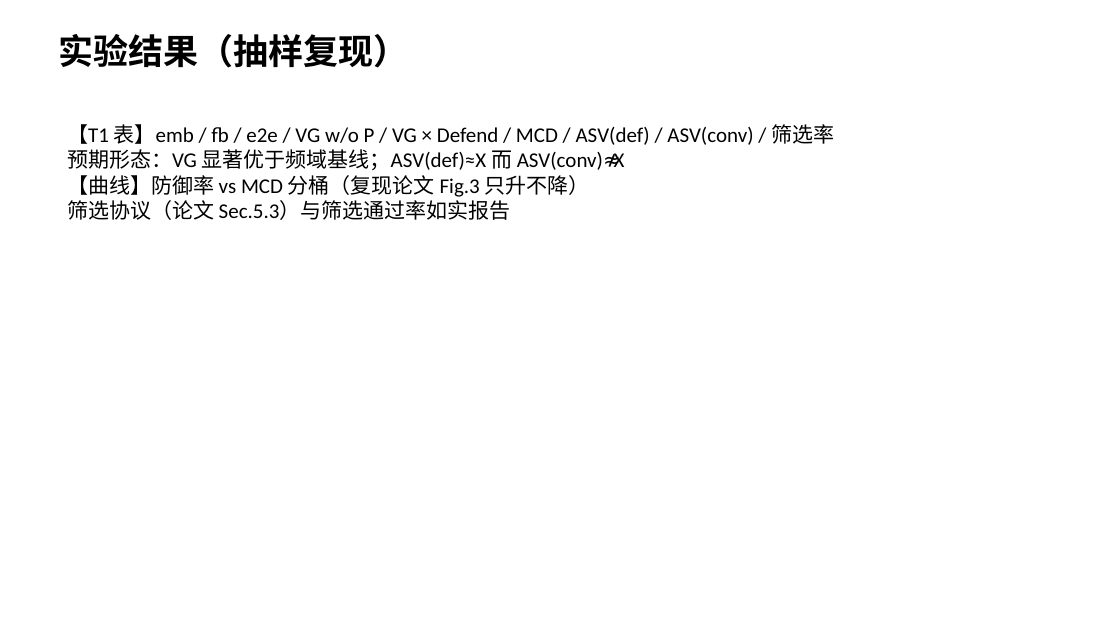
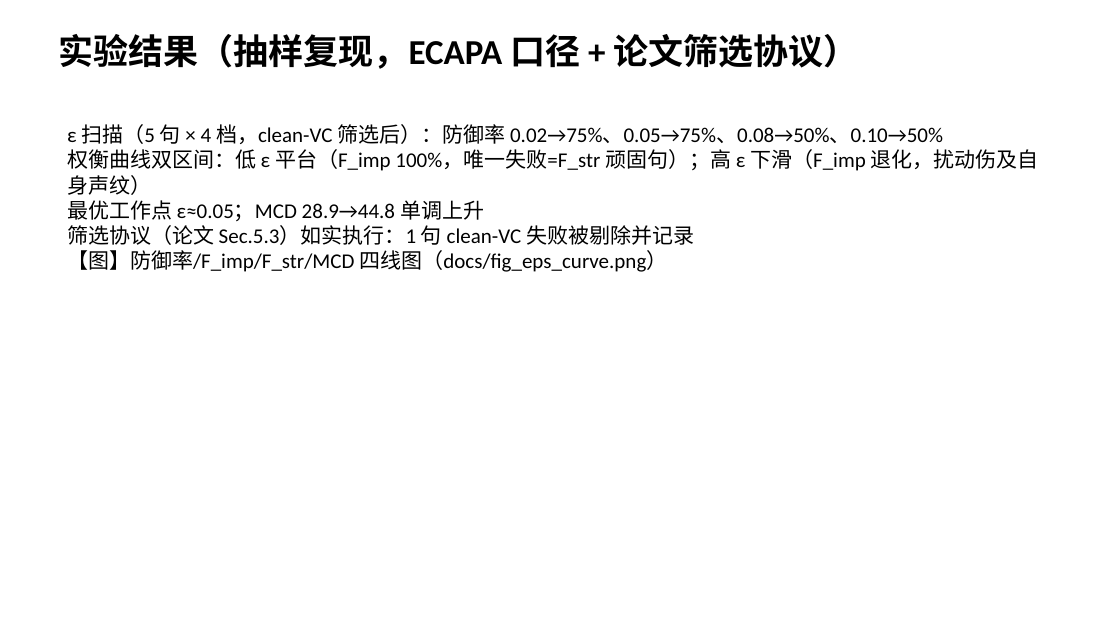
Before and after one commit to Abyss-sword/Voice-Guard, a slide deck: slide 5 of docs/验收PPT_草稿.pptx. Drawn at 1120x630 pixels with LibreOffice and Linux fonts; fonts in the diff are those of the drawing. Boxes give left, top, right and bottom in pixels: in the first picture for what was removed or moved away, otherwise in the second. Text is boxed around its words. In the diff, an @@ line names an element or a change of style, - is before the commit and + after.

Commit message:
PPT 数据填充（ε曲线+信道分析）

```diff
--- a/docs/验收PPT_草稿.pptx
+++ b/docs/验收PPT_草稿.pptx
@@ text at (59, 34, 859, 69): text changed @@
-实验结果（抽样复现）
+实验结果（抽样复现，ECAPA 口径 + 论文筛选协议）
@@ text at (67, 124, 1039, 272): text changed @@
-【T1 表】emb / fb / e2e / VG w/o P / VG × Defend / MCD / ASV(def) / ASV(conv) / 筛选率
-预期形态：VG 显著优于频域基线；ASV(def)≈X 而 ASV(conv)≉X
-【曲线】防御率 vs MCD 分桶（复现论文 Fig.3 只升不降）
-筛选协议（论文 Sec.5.3）与筛选通过率如实报告
+ε 扫描（5 句 × 4 档，clean-VC 筛选后）：防御率 0.02→75%、0.05→75%、0.08→50%、0.10→50%
+权衡曲线双区间：低 ε 平台（F_imp 100%，唯一失败=F_str 顽固句）；高 ε 下滑（F_imp 退化，扰动伤及自身声纹）
+最优工作点 ε≈0.05；MCD 28.9→44.8 单调上升
+筛选协议（论文 Sec.5.3）如实执行：1 句 clean-VC 失败被剔除并记录
+【图】防御率/F_imp/F_str/MCD 四线图（docs/fig_eps_curve.png）
```
Also in this commit, not shown: 1 other slide changed, 1 other file.
